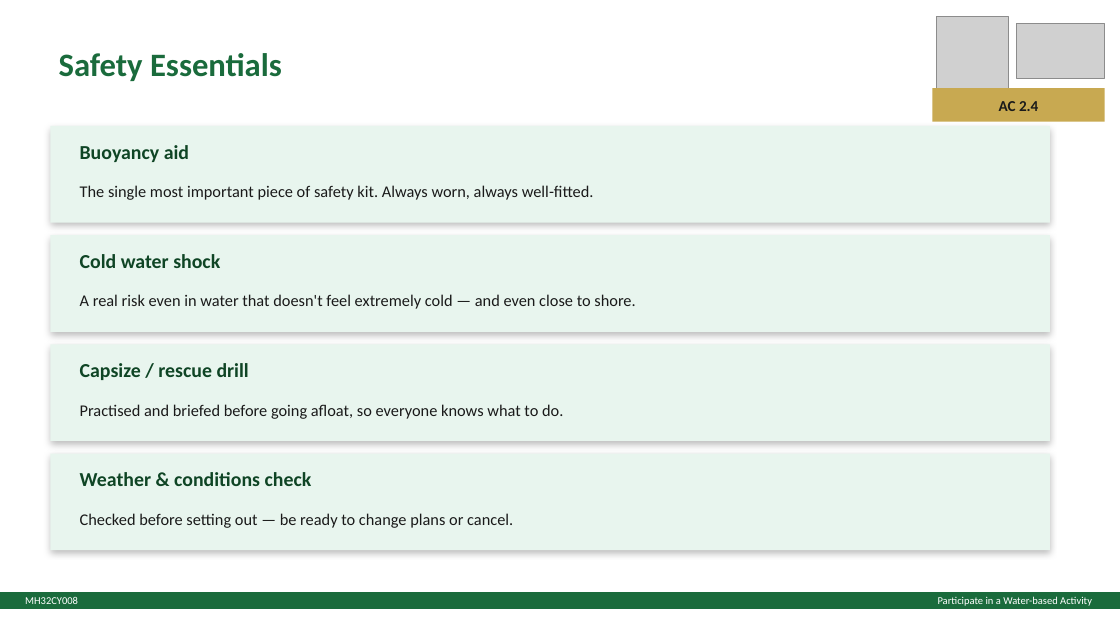
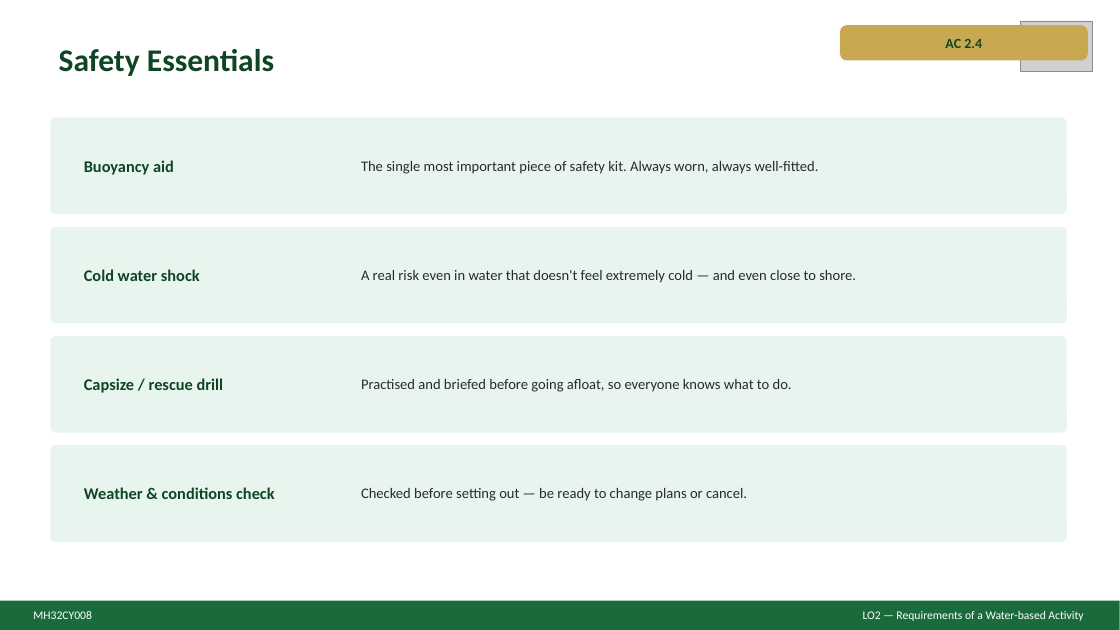
Before and after one commit to JJ2026Outdoor/ACOutdoorEd, a slide deck: slide 4 of MH32CY008WaterActivitySlides.pptx (slide 6 before the commit). Drawn at 1120x630 pixels with LibreOffice and Linux fonts; fonts in the diff are those of the drawing; grey boxes stand for pictures. Boxes give left, top, right and bottom in pixels: in the first picture for what was removed or moved away, otherwise in the second. Text is boxed around its words. In the diff, an @@ line names an element or a change of style, - is before the commit and + after.

```diff
--- a/MH32CY008WaterActivitySlides.pptx
+++ b/MH32CY008WaterActivitySlides.pptx
@@ text "Safety Essentials" at (59, 49, 274, 76): size 28 to 27 pt, text colour #1A6B3C to #0F4525 @@
@@ text "AC 2.4": place and size @@
-text "AC 2.4" at (999, 101, 1038, 111)
+text "AC 2.4" at (945, 39, 982, 48)
@@ text "AC 2.4" at (945, 39, 982, 48): size 13 to 12 pt, text colour #1A1A1A to #0F4525 @@
@@ rounded rectangle added at (840, 25, 1088, 60), fill #C8A951 @@
@@ picture removed at (1017, 24, 1105, 78) @@
@@ picture: place and size @@
-picture at (937, 17, 1008, 88)
+picture at (1021, 21, 1092, 71)
@@ rectangle removed at (933, 88, 1105, 122) @@
@@ rounded rectangle: place and size @@
-rounded rectangle at (50, 126, 1050, 223)
+rounded rectangle at (50, 118, 1067, 214)
@@ text "The single most important piece ...": place and size @@
-text "The single most important piece ..." at (80, 185, 594, 200)
+text "The single most important piece ..." at (361, 161, 819, 174)
@@ rounded rectangle: place and size @@
-rounded rectangle at (50, 235, 1050, 332)
+rounded rectangle at (50, 227, 1067, 323)
@@ text "Cold water shock": place and size @@
-text "Cold water shock" at (80, 254, 220, 268)
+text "Cold water shock" at (84, 269, 200, 281)
@@ text "A real risk even in ...": place and size @@
-text "A real risk even in ..." at (80, 294, 635, 309)
+text "A real risk even in ..." at (361, 270, 856, 283)
@@ rounded rectangle: place and size @@
-rounded rectangle at (50, 344, 1050, 441)
+rounded rectangle at (50, 336, 1067, 433)
@@ text "Capsize / rescue drill": place and size @@
-text "Capsize / rescue drill" at (80, 363, 249, 380)
+text "Capsize / rescue drill" at (84, 378, 224, 393)
@@ text "Practised and briefed before going ...": place and size @@
-text "Practised and briefed before going ..." at (80, 404, 563, 419)
+text "Practised and briefed before going ..." at (361, 379, 792, 392)
@@ rectangle to rounded rectangle; shadow off in 4 elements at (50, 336, 1067, 433), (50, 118, 1067, 214), (50, 227, 1067, 323), (50, 445, 1067, 542) @@
@@ rounded rectangle: place and size @@
-rounded rectangle at (50, 454, 1050, 550)
+rounded rectangle at (50, 445, 1067, 542)
@@ size 17 to 14 pt in 4 elements at (84, 160, 174, 175), (84, 269, 200, 281), (84, 378, 224, 393), (84, 487, 274, 499) @@
@@ text "Weather & conditions check": place and size @@
-text "Weather & conditions check" at (80, 472, 312, 486)
+text "Weather & conditions check" at (84, 487, 274, 499)
@@ size 14 to 12.5 pt, text colour #1A1A1A to #2A2A2A in 4 elements at (361, 379, 792, 392), (361, 161, 819, 174), (361, 270, 856, 283), (361, 488, 747, 501) @@
@@ text "Checked before setting out — ...": place and size @@
-text "Checked before setting out — ..." at (80, 513, 513, 528)
+text "Checked before setting out — ..." at (361, 488, 747, 501)
@@ rectangle: place and size @@
-rectangle at (0, 592, 1120, 609)
+rectangle at (0, 601, 1120, 630)
@@ text "MH32CY008": place and size @@
-text "MH32CY008" at (25, 597, 78, 604)
+text "MH32CY008" at (33, 611, 92, 619)
@@ text "MH32CY008" at (33, 611, 92, 619): size 9 to 10 pt @@
@@ text at (863, 611, 1083, 621): text changed; size 9 to 10 pt @@
-Participate in a Water-based Activity
+LO2 — Requirements of a Water-based Activity
```
Also in this commit, not shown: 9 other slides changed, 1 slide added, 3 slides removed, 1 other file.
